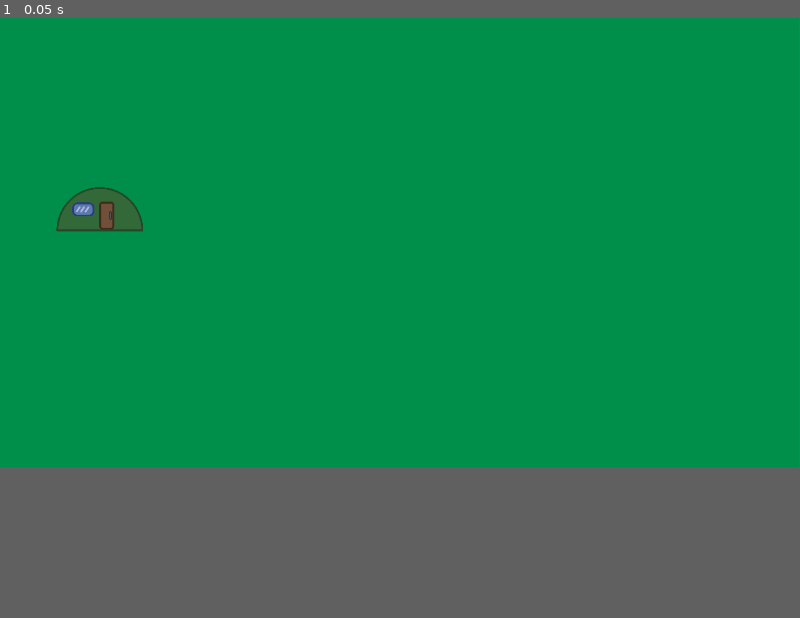
Above: before the commit, frame 1.
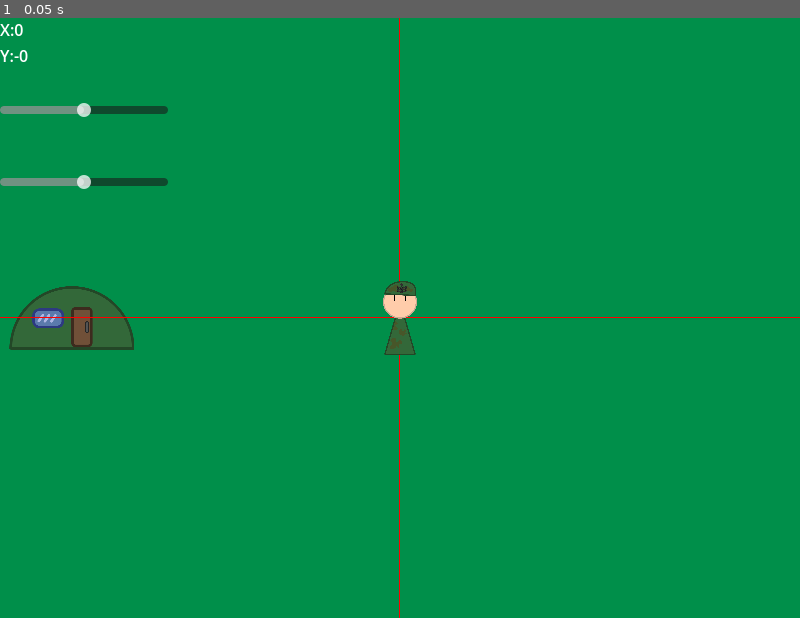
Above: after the commit, the same moment.

Repository: TheGBO/cartesiwarEEOAD
Game: Godot game, scene res://Scenes/main_game.tscn
The game is run twice, just before and just after one commit, with the same random seed, the same clock (stepped at 60 frames per second) and the same inputs.
Inputs:
- Up to frame 1 (0.05 s): no input
In our replay, the window is 799x449 before the commit and 800x600 after it. These sizes can differ from the game's own. Grey fills any space a smaller window leaves; there, only what the larger window draws over its background counts as a difference.

The runs differ from the first frame. In frame 1, 3.2% of the frame differs, in the area x 0-100%, y 0-100%.

Commit message:
aaah

Diff:
--- /dev/null
+++ b/Entities/HUD/PosLabel.gd
@@ -0,0 +1,11 @@
+extends Label
+
+@onready var xSlider = $"../XSlider"
+@onready var ySlider = $"../YSlider"
+@onready var spr = $"../Sprite2D"
+
+func _process(delta):
+	text = "X:" + str(CoordToPlane(xSlider.value, 800)) + "\nY:" + str(-CoordToPlane(ySlider.value, 600))
+	spr.global_position = Vector2(xSlider.value, ySlider.value)
+func CoordToPlane(value, magnitude):
+	return (value-magnitude/2)/100
--- /dev/null
+++ b/Entities/HUD/main_ui.gd
@@ -0,0 +1,5 @@
+extends Control
+
+func _draw():
+	draw_line(Vector2(0, 300), Vector2(800, 300), Color.RED, 1, false)
+	draw_line(Vector2(400, 0), Vector2(400, 600), Color.RED, 1, false)
--- /dev/null
+++ b/Entities/HUD/main_ui.tscn
@@ -0,0 +1,41 @@
+[gd_scene load_steps=4 format=3 uid="uid://cal178ofwf316"]
+
+[ext_resource type="Script" path="res://Entities/HUD/PosLabel.gd" id="1_jyguh"]
+[ext_resource type="Script" path="res://Entities/HUD/main_ui.gd" id="1_wipng"]
+[ext_resource type="Texture2D" uid="uid://dh8j7emerf87b" path="res://Sprites/soldier.png" id="3_lqfai"]
+
+[node name="MainUI" type="Control"]
+layout_mode = 3
+anchors_preset = 15
+anchor_right = 1.0
+anchor_bottom = 1.0
+grow_horizontal = 2
+grow_vertical = 2
+script = ExtResource("1_wipng")
+
+[node name="PosLabel" type="Label" parent="."]
+offset_right = 40.0
+offset_bottom = 52.0
+text = "X:
+Y:"
+script = ExtResource("1_jyguh")
+
+[node name="XSlider" type="HSlider" parent="."]
+layout_mode = 0
+offset_top = 72.0
+offset_right = 168.0
+offset_bottom = 112.0
+max_value = 800.0
+value = 400.0
+
+[node name="YSlider" type="HSlider" parent="."]
+offset_top = 144.0
+offset_right = 168.0
+offset_bottom = 184.0
+max_value = 600.0
+value = 300.0
+
+[node name="Sprite2D" type="Sprite2D" parent="."]
+position = Vector2(-233, 509)
+scale = Vector2(0.068, 0.0677656)
+texture = ExtResource("3_lqfai")
--- /dev/null
+++ b/Entities/Tank/tank.tscn
@@ -0,0 +1,17 @@
+[gd_scene load_steps=3 format=3 uid="uid://dxlre0fu8pbbd"]
+
+[ext_resource type="Texture2D" uid="uid://bcleih8rqdi1g" path="res://Sprites/tank.png" id="1_ldjnv"]
+
+[sub_resource type="RectangleShape2D" id="RectangleShape2D_u8wrn"]
+size = Vector2(120, 80)
+
+[node name="tank" type="CharacterBody2D"]
+
+[node name="Tank" type="Sprite2D" parent="."]
+scale = Vector2(0.303077, 0.303077)
+texture = ExtResource("1_ldjnv")
+flip_h = true
+
+[node name="CollisionShape2D" type="CollisionShape2D" parent="."]
+position = Vector2(20, 8)
+shape = SubResource("RectangleShape2D_u8wrn")
--- a/Scenes/main_game.tscn
+++ b/Scenes/main_game.tscn
@@ -1,6 +1,7 @@
-[gd_scene load_steps=4 format=3 uid="uid://pqmhj82espt8"]
+[gd_scene load_steps=5 format=3 uid="uid://pqmhj82espt8"]
 
 [ext_resource type="PackedScene" uid="uid://ctlk5w31ma870" path="res://Entities/MilitaryBase/military_base.tscn" id="1_x1u5y"]
+[ext_resource type="PackedScene" uid="uid://cal178ofwf316" path="res://Entities/HUD/main_ui.tscn" id="2_0wx13"]
 
 [sub_resource type="RectangleShape2D" id="RectangleShape2D_j1hgc"]
 size = Vector2(46, 656)
@@ -41,4 +42,11 @@
 shape = SubResource("RectangleShape2D_aj26a")
 
 [node name="MilitaryBase" parent="." instance=ExtResource("1_x1u5y")]
-position = Vector2(-432, -48)
+position = Vector2(-328, 0)
+
+[node name="CanvasLayer" type="CanvasLayer" parent="."]
+
+[node name="MainUI" parent="CanvasLayer" instance=ExtResource("2_0wx13")]
+anchors_preset = 10
+anchor_bottom = 0.0
+grow_vertical = 1
--- a/project.godot
+++ b/project.godot
@@ -13,7 +13,14 @@
 config/name="CartesiWar"
 run/main_scene="res://Scenes/main_game.tscn"
 config/features=PackedStringArray("4.1", "GL Compatibility")
+boot_splash/image="res://Sprites/logoart.png"
 config/icon="res://icon.svg"
+
+[display]
+
+window/size/viewport_width=800
+window/size/viewport_height=600
+window/stretch/mode="viewport"
 
 [dotnet]
 
Not shown, added: CartesiWar.console.exe
Not shown, added: CartesiWar.exe
Not shown, added: Entities/HUD/maiEE10.tmp
